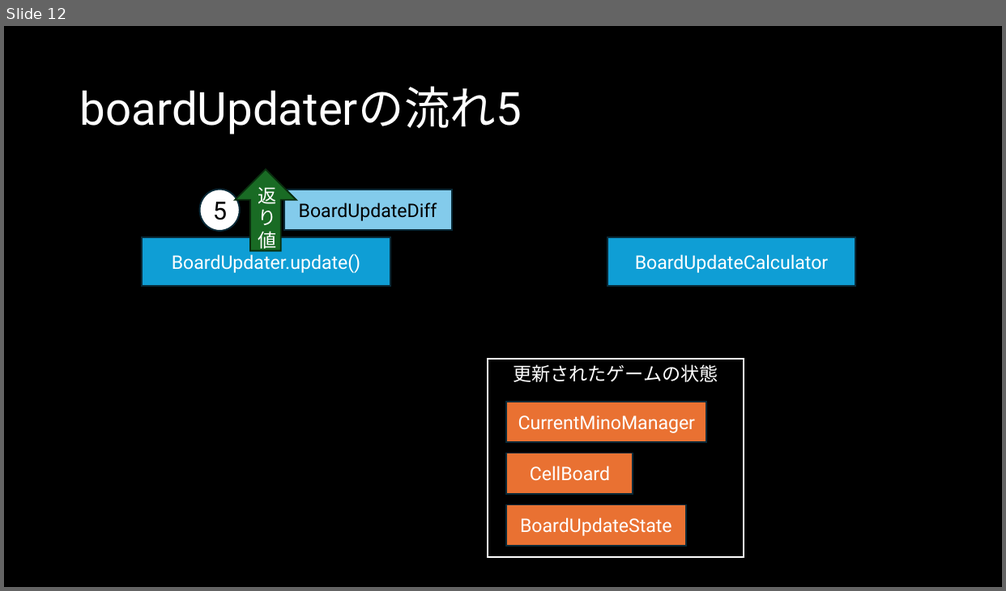
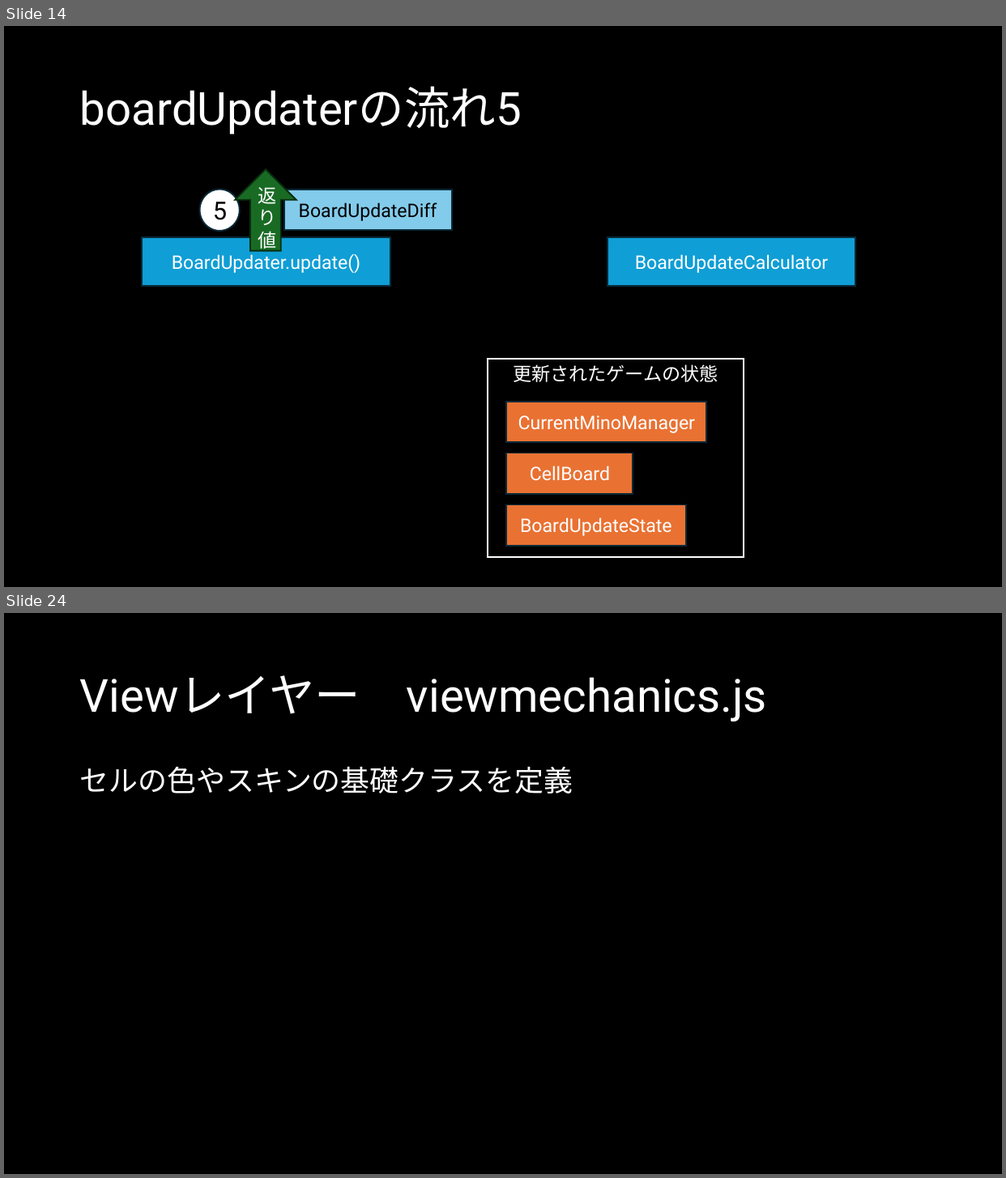
Before and after one commit to Ito-Hideaki/teresource, a slide deck: docs/DocToUnderstandTeresource.pptx. Shown one above the other, each under a label of ours: slide 12 before the commit, slides 14 and 24 after it; the slides between them are not shown. The pictures are 1006x591 and 1006x1178 pixels, drawn with LibreOffice and Linux fonts; fonts in the diff are those of the drawing. Boxes give left, top, right and bottom in pixels: in the first picture for what was removed or moved away, otherwise in the second. Text is boxed around its words. In the diff, an @@ line names an element or a change of style, - is before the commit and + after.

```diff
--- a/docs/DocToUnderstandTeresource.pptx
+++ b/docs/DocToUnderstandTeresource.pptx
@@ slide 24 added at (4, 613, 1002, 1174), background #000000 @@
@@ title added at (80, 675, 767, 722), 44 pt, text #FFFFFF @@
+Viewレイヤー viewmechanics.js
@@ text added at (80, 766, 573, 794), 28 pt, text #FFFFFF @@
+セルの色やスキンの基礎クラスを定義
@@ what was slide 12 is now slide 14 @@
```
Also in this commit, not shown: 7 slides changed, 20 other slides added.
